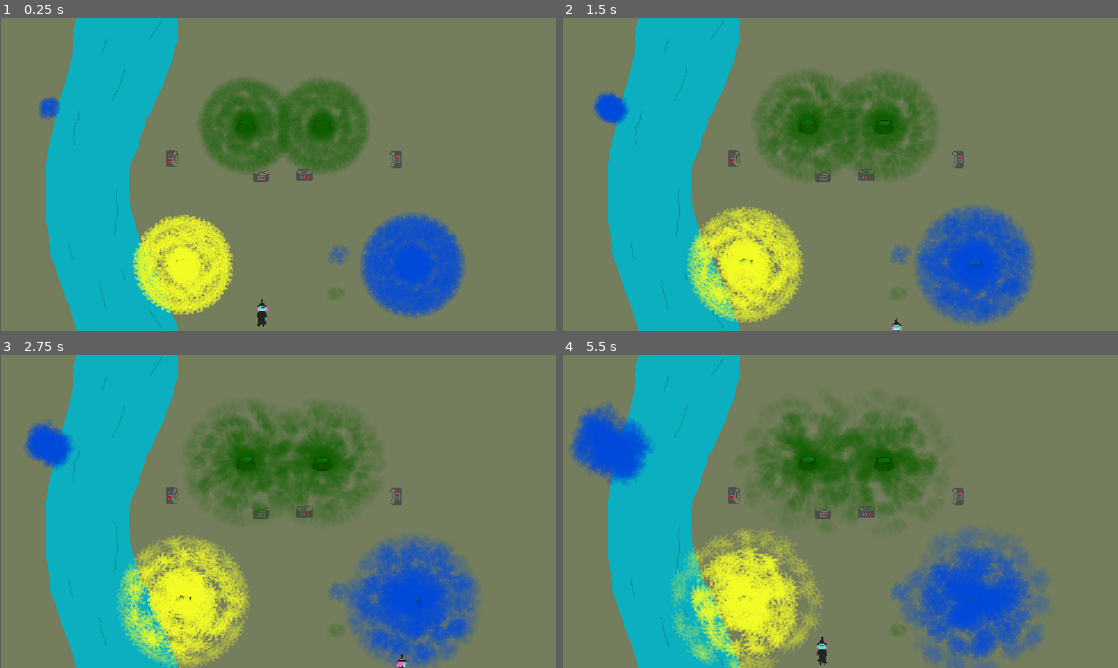
Above: before the commit, frames 1-4 (two rows, left to right).
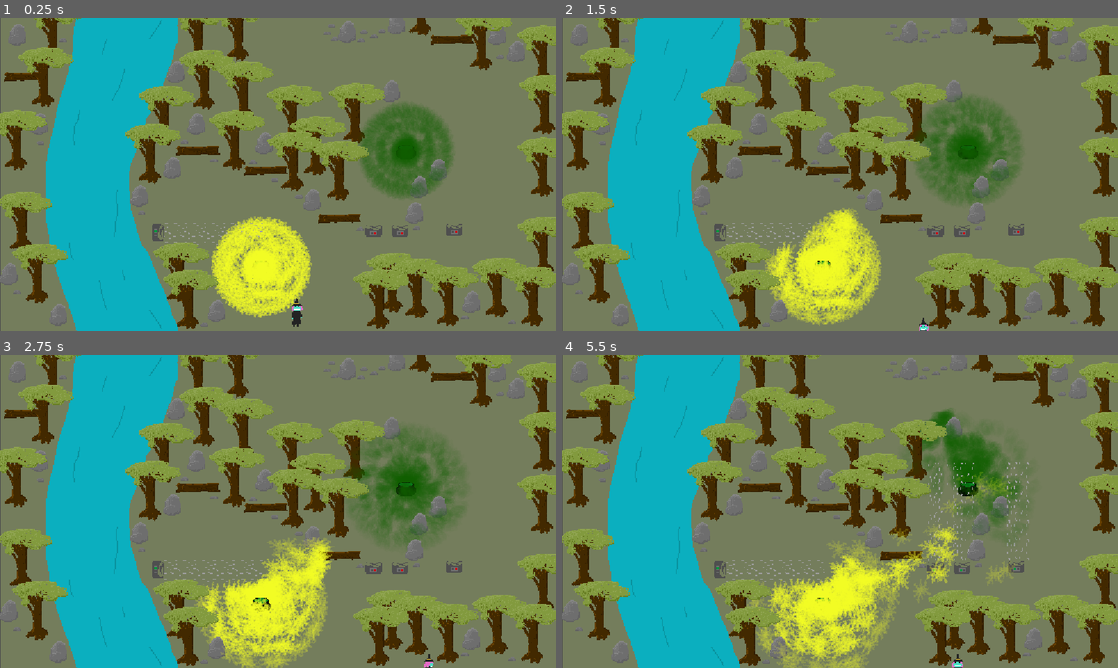
Above: after the commit, the same moments.

Repository: PeterMaidaRobot/Brewing-Game-Jam
Game: Godot game, scene res://scenes/levels/level_5.tscn
Two runs of this game, one before a commit and one after it. Both use one fixed random seed, a clock stepped at 60 frames per second and the inputs below. This scene is started directly instead of the project's main scene.
Inputs (mouse positions are in pixels of both pictures, inside the frame that each line leads up to):
- Up to frame 1 (0.25 s): no input
- Up to frame 2 (1.5 s): move the mouse to (962, 158) at 0.52 s; hold Right (move_right) 0.53-1.28 s; tap Space (interact) at 0.6, 1.35 s; move the mouse to (728, 190) at 1.27 s; hold Down (move_down) from 1.28 s (still down)
- Up to frame 3 (2.75 s): move the mouse to (333, 442) at 2.02 s; release Down (move_down) at 2.03 s; hold Right (move_right) from 2.03 s (still down); tap Space (interact) at 2.1 s
- Up to frame 4 (5.5 s): move the mouse to (812, 574) at 2.77 s; release Right (move_right) at 2.78 s; hold Up (move_up) 2.78-3.53 s; tap Space (interact) every 0.75 s from 2.85 to 5.1 s; move the mouse to (1006, 558) at 3.52 s; hold Left (move_left) 3.53-5.03 s; move the mouse to (673, 464) at 4.27 s; move the mouse to (867, 511) at 5.02 s; hold Down (move_down) from 5.03 s (still down)

The runs differ from the first frame. In frame 1, 39% of the frame differs, in the area x 0-100%, y 0-100%; in frame 2, 43%; in frame 3, 45%; in frame 4, 46%.

Commit message:
Added yellow smoke!!! and level 5!!! now we're getting somewhere!

Diff:
--- a/scenes/cauldron.tscn
+++ b/scenes/cauldron.tscn
@@ -5,6 +5,7 @@
 [ext_resource type="PackedScene" uid="uid://didmea1s1mxet" path="res://scenes/blue_smoke.tscn" id="3_7mkqr"]
 [ext_resource type="Texture2D" uid="uid://cdghnlypa5fjg" path="res://art/cauldron.png" id="3_q3ljf"]
 [ext_resource type="PackedScene" uid="uid://bey0784xapumb" path="res://scenes/smoke_spawner_path.tscn" id="4_7mkqr"]
+[ext_resource type="PackedScene" uid="uid://b4i0a3t8k25dv" path="res://scenes/yellow_smoke.tscn" id="4_re3ld"]
 
 [sub_resource type="SpriteFrames" id="SpriteFrames_0t22i"]
 animations = [{
@@ -24,6 +25,7 @@
 script = ExtResource("1_0t22i")
 green_smoke_scene = ExtResource("2_au12p")
 blue_smoke_scene = ExtResource("3_7mkqr")
+yellow_smoke_scene = ExtResource("4_re3ld")
 metadata/_edit_group_ = true
 
 [node name="AnimatedSprite2D" type="AnimatedSprite2D" parent="." unique_id=557946684]
--- a/scenes/fan.tscn
+++ b/scenes/fan.tscn
@@ -32,6 +32,9 @@
 
 [sub_resource type="RectangleShape2D" id="RectangleShape2D_tc01m"]
 size = Vector2(44, 33)
+
+[sub_resource type="RectangleShape2D" id="RectangleShape2D_05mpp"]
+size = Vector2(28, 20)
 
 [node name="Fan" type="StaticBody2D" unique_id=151114730]
 script = ExtResource("1_8vgsl")
@@ -68,5 +71,13 @@
 shape = SubResource("RectangleShape2D_tc01m")
 debug_color = Color(0.86460453, 0.35770705, 0, 0.41960785)
 
+[node name="YellowSmokeTrigger" type="Area2D" parent="." unique_id=512351373]
+collision_mask = 2
+
+[node name="CollisionShape2D" type="CollisionShape2D" parent="YellowSmokeTrigger" unique_id=1954107454]
+position = Vector2(-1, 5)
+shape = SubResource("RectangleShape2D_05mpp")
+
 [connection signal="body_entered" from="InteractTrigger" to="." method="_on_interact_trigger_body_entered"]
 [connection signal="body_exited" from="InteractTrigger" to="." method="_on_interact_trigger_body_exited"]
+[connection signal="body_entered" from="YellowSmokeTrigger" to="." method="_on_yellow_smoke_trigger_body_entered"]
--- a/scenes/levels/level_5.tscn
+++ b/scenes/levels/level_5.tscn
@@ -6,10 +6,10 @@
 [ext_resource type="PackedScene" uid="uid://d0mfjusp8jcmh" path="res://scenes/player.tscn" id="4_vvoq0"]
 [ext_resource type="PackedScene" uid="uid://bv4qqayneihhw" path="res://scenes/fan.tscn" id="5_tqnj0"]
 [ext_resource type="PackedScene" uid="uid://dsiq3lr1rgl53" path="res://scenes/cauldron.tscn" id="6_dwyms"]
-[ext_resource type="PackedScene" uid="uid://c5cvitjvqa1u0" path="res://scenes/green_smoke.tscn" id="7_mxx4w"]
-[ext_resource type="PackedScene" uid="uid://b4i0a3t8k25dv" path="res://scenes/yellow_smoke.tscn" id="7_vvoq0"]
-[ext_resource type="PackedScene" uid="uid://didmea1s1mxet" path="res://scenes/blue_smoke.tscn" id="8_vvoq0"]
-[ext_resource type="PackedScene" uid="uid://bey0784xapumb" path="res://scenes/smoke_spawner_path.tscn" id="10_tqnj0"]
+[ext_resource type="PackedScene" uid="uid://dxbl403mbroyc" path="res://scenes/tree1.tscn" id="7_vvoq0"]
+[ext_resource type="PackedScene" uid="uid://ddve4y4m4xuvm" path="res://scenes/log1.tscn" id="8_tqnj0"]
+[ext_resource type="PackedScene" uid="uid://dpae641xakvmh" path="res://scenes/rock1.tscn" id="9_dwyms"]
+[ext_resource type="PackedScene" uid="uid://dssh2jb117enq" path="res://scenes/stone1.tscn" id="10_tqnj0"]
 
 [node name="Level5" type="Node" unique_id=691880778]
 script = ExtResource("1_mxx4w")
@@ -21,7 +21,7 @@
 
 [node name="Goal" parent="." unique_id=573352576 instance=ExtResource("3_mxx4w")]
 position = Vector2(591, 28)
-scale = Vector2(5.8819265, 2.8393373)
+scale = Vector2(7.801929, 2.8393373)
 next_level_num = 99
 
 [node name="Y_Sorted_Sprites" type="Node2D" parent="." unique_id=1252630077]
@@ -29,61 +29,369 @@
 
 [node name="Player" parent="Y_Sorted_Sprites" unique_id=1573098926 instance=ExtResource("4_vvoq0")]
 y_sort_enabled = true
-position = Vector2(544, 610)
-
-[node name="Fan" parent="Y_Sorted_Sprites" unique_id=151114730 instance=ExtResource("5_tqnj0")]
-y_sort_enabled = true
-position = Vector2(814, 292)
-rotation = -1.5707964
-scale = Vector2(1.233, 1.234)
-child_breeze_dir = Vector2(-1, 0)
-
-[node name="Fan2" parent="Y_Sorted_Sprites" unique_id=353983715 instance=ExtResource("5_tqnj0")]
-y_sort_enabled = true
-position = Vector2(362, 292.00003)
+position = Vector2(616, 609)
+
+[node name="Fan" parent="Y_Sorted_Sprites" unique_id=353983715 instance=ExtResource("5_tqnj0")]
+y_sort_enabled = true
+position = Vector2(332.99997, 445)
 rotation = 1.5707964
 scale = Vector2(1.233, 1.234)
+fan_on = true
 child_breeze_dir = Vector2(1, 0)
 
-[node name="Cauldron2" parent="Y_Sorted_Sprites" unique_id=1046902203 instance=ExtResource("6_dwyms")]
-y_sort_enabled = true
-position = Vector2(510, 223)
-
-[node name="Cauldron4" parent="Y_Sorted_Sprites" unique_id=1488576381 instance=ExtResource("6_dwyms")]
-y_sort_enabled = true
-position = Vector2(855, 512)
-smoke_type = 1
-
 [node name="Cauldron3" parent="Y_Sorted_Sprites" unique_id=1879012879 instance=ExtResource("6_dwyms")]
 y_sort_enabled = true
-position = Vector2(667, 224)
-
-[node name="Cauldron5" parent="Y_Sorted_Sprites" unique_id=328446438 instance=ExtResource("6_dwyms")]
-y_sort_enabled = true
-position = Vector2(380, 511)
-yellow_smoke_scene = ExtResource("7_vvoq0")
+position = Vector2(841, 275)
+
+[node name="Cauldron" parent="Y_Sorted_Sprites" unique_id=328446438 instance=ExtResource("6_dwyms")]
+y_sort_enabled = true
+position = Vector2(541, 515)
 smoke_type = 2
 
-[node name="Fan3" parent="Y_Sorted_Sprites" unique_id=1883046634 instance=ExtResource("5_tqnj0")]
-y_sort_enabled = true
-position = Vector2(632, 319)
+[node name="Fan2" parent="Y_Sorted_Sprites" unique_id=1883046634 instance=ExtResource("5_tqnj0")]
+y_sort_enabled = true
+position = Vector2(775, 434)
 scale = Vector2(1.233, 1.234)
 child_breeze_dir = Vector2(0, -1)
 
-[node name="Fan4" parent="Y_Sorted_Sprites" unique_id=491876723 instance=ExtResource("5_tqnj0")]
-y_sort_enabled = true
-position = Vector2(542, 319.99997)
+[node name="Fan4" parent="Y_Sorted_Sprites" unique_id=151114730 instance=ExtResource("5_tqnj0")]
+y_sort_enabled = true
+position = Vector2(942, 431.99997)
 scale = Vector2(1.233, 1.234)
 child_breeze_dir = Vector2(0, -1)
 
-[node name="GreenSmoke" parent="Y_Sorted_Sprites" unique_id=1286601485 instance=ExtResource("7_mxx4w")]
-position = Vector2(698, 575)
-
-[node name="BlueSmoke" parent="Y_Sorted_Sprites" unique_id=14061291 instance=ExtResource("8_vvoq0")]
-position = Vector2(701, 490)
-
-[node name="SmokeSpawnerPath" parent="Y_Sorted_Sprites" unique_id=1799699859 instance=ExtResource("10_tqnj0")]
-position = Vector2(100, 186)
-smoke_type = 1
+[node name="Fan3" parent="Y_Sorted_Sprites" unique_id=491876723 instance=ExtResource("5_tqnj0")]
+y_sort_enabled = true
+position = Vector2(830, 434)
+scale = Vector2(1.233, 1.234)
+child_breeze_dir = Vector2(0, -1)
+
+[node name="Trees" type="Node2D" parent="Y_Sorted_Sprites" unique_id=1755282637]
+y_sort_enabled = true
+
+[node name="Tree1" parent="Y_Sorted_Sprites/Trees" unique_id=1624868308 instance=ExtResource("7_vvoq0")]
+y_sort_enabled = true
+position = Vector2(312, 328)
+
+[node name="Tree20" parent="Y_Sorted_Sprites/Trees" unique_id=291133112 instance=ExtResource("7_vvoq0")]
+y_sort_enabled = true
+position = Vector2(607, 248)
+
+[node name="Tree21" parent="Y_Sorted_Sprites/Trees" unique_id=1234569409 instance=ExtResource("7_vvoq0")]
+y_sort_enabled = true
+position = Vector2(873, 22)
+
+[node name="Tree22" parent="Y_Sorted_Sprites/Trees" unique_id=1536072271 instance=ExtResource("7_vvoq0")]
+y_sort_enabled = true
+position = Vector2(1126, 520)
+
+[node name="Tree23" parent="Y_Sorted_Sprites/Trees" unique_id=456313050 instance=ExtResource("7_vvoq0")]
+y_sort_enabled = true
+position = Vector2(1125, 356)
+
+[node name="Tree24" parent="Y_Sorted_Sprites/Trees" unique_id=1602058159 instance=ExtResource("7_vvoq0")]
+y_sort_enabled = true
+position = Vector2(1129, 227)
+
+[node name="Tree25" parent="Y_Sorted_Sprites/Trees" unique_id=402814608 instance=ExtResource("7_vvoq0")]
+y_sort_enabled = true
+position = Vector2(505, 199)
+
+[node name="Tree26" parent="Y_Sorted_Sprites/Trees" unique_id=957074573 instance=ExtResource("7_vvoq0")]
+y_sort_enabled = true
+position = Vector2(703, 363)
+
+[node name="Tree27" parent="Y_Sorted_Sprites/Trees" unique_id=127002967 instance=ExtResource("7_vvoq0")]
+y_sort_enabled = true
+position = Vector2(655, 312)
+
+[node name="Tree28" parent="Y_Sorted_Sprites/Trees" unique_id=519115129 instance=ExtResource("7_vvoq0")]
+y_sort_enabled = true
+position = Vector2(372, 574)
+
+[node name="Tree29" parent="Y_Sorted_Sprites/Trees" unique_id=1685703769 instance=ExtResource("7_vvoq0")]
+y_sort_enabled = true
+position = Vector2(786, 629)
+
+[node name="Tree30" parent="Y_Sorted_Sprites/Trees" unique_id=635604990 instance=ExtResource("7_vvoq0")]
+y_sort_enabled = true
+position = Vector2(865, 607)
+
+[node name="Tree31" parent="Y_Sorted_Sprites/Trees" unique_id=1080007291 instance=ExtResource("7_vvoq0")]
+y_sort_enabled = true
+position = Vector2(813, 595)
+
+[node name="Tree2" parent="Y_Sorted_Sprites/Trees" unique_id=275774420 instance=ExtResource("7_vvoq0")]
+y_sort_enabled = true
+position = Vector2(341, 249)
+
+[node name="Tree3" parent="Y_Sorted_Sprites/Trees" unique_id=1800684160 instance=ExtResource("7_vvoq0")]
+y_sort_enabled = true
+position = Vector2(91, 170)
+
+[node name="Tree4" parent="Y_Sorted_Sprites/Trees" unique_id=737185350 instance=ExtResource("7_vvoq0")]
+y_sort_enabled = true
+position = Vector2(110, 78)
+
+[node name="Tree5" parent="Y_Sorted_Sprites/Trees" unique_id=926168534 instance=ExtResource("7_vvoq0")]
+y_sort_enabled = true
+position = Vector2(35, 300)
+
+[node name="Tree6" parent="Y_Sorted_Sprites/Trees" unique_id=288110619 instance=ExtResource("7_vvoq0")]
+y_sort_enabled = true
+position = Vector2(46, 469)
+
+[node name="Tree7" parent="Y_Sorted_Sprites/Trees" unique_id=1671287943 instance=ExtResource("7_vvoq0")]
+y_sort_enabled = true
+position = Vector2(79, 576)
+
+[node name="Tree8" parent="Y_Sorted_Sprites/Trees" unique_id=930582490 instance=ExtResource("7_vvoq0")]
+y_sort_enabled = true
+position = Vector2(391, 630)
+
+[node name="Tree9" parent="Y_Sorted_Sprites/Trees" unique_id=1670389820 instance=ExtResource("7_vvoq0")]
+y_sort_enabled = true
+position = Vector2(1105, 624)
+
+[node name="Tree10" parent="Y_Sorted_Sprites/Trees" unique_id=433232540 instance=ExtResource("7_vvoq0")]
+y_sort_enabled = true
+position = Vector2(1125, 124)
+
+[node name="Tree11" parent="Y_Sorted_Sprites/Trees" unique_id=1478599171 instance=ExtResource("7_vvoq0")]
+y_sort_enabled = true
+position = Vector2(999, 93)
+
+[node name="Tree12" parent="Y_Sorted_Sprites/Trees" unique_id=1499064584 instance=ExtResource("7_vvoq0")]
+y_sort_enabled = true
+position = Vector2(487, 300)
+
+[node name="Tree13" parent="Y_Sorted_Sprites/Trees" unique_id=1499074733 instance=ExtResource("7_vvoq0")]
+y_sort_enabled = true
+position = Vector2(608, 344)
+
+[node name="Tree14" parent="Y_Sorted_Sprites/Trees" unique_id=421732560 instance=ExtResource("7_vvoq0")]
+y_sort_enabled = true
+position = Vector2(424, 175)
+
+[node name="Tree15" parent="Y_Sorted_Sprites/Trees" unique_id=2045388701 instance=ExtResource("7_vvoq0")]
+y_sort_enabled = true
+position = Vector2(411, 81)
+
+[node name="Tree16" parent="Y_Sorted_Sprites/Trees" unique_id=281509609 instance=ExtResource("7_vvoq0")]
+y_sort_enabled = true
+position = Vector2(736, 244)
+
+[node name="Tree17" parent="Y_Sorted_Sprites/Trees" unique_id=330699754 instance=ExtResource("7_vvoq0")]
+y_sort_enabled = true
+position = Vector2(494, 74)
+
+[node name="Tree18" parent="Y_Sorted_Sprites/Trees" unique_id=1004276165 instance=ExtResource("7_vvoq0")]
+y_sort_enabled = true
+position = Vector2(930, 624)
+
+[node name="Tree19" parent="Y_Sorted_Sprites/Trees" unique_id=1842358023 instance=ExtResource("7_vvoq0")]
+y_sort_enabled = true
+position = Vector2(1031, 605)
+
+[node name="Logs" type="Node2D" parent="Y_Sorted_Sprites" unique_id=1504891545]
+y_sort_enabled = true
+
+[node name="Log1" parent="Y_Sorted_Sprites/Logs" unique_id=95831242 instance=ExtResource("8_tqnj0")]
+y_sort_enabled = true
+position = Vector2(702, 409)
+
+[node name="Log2" parent="Y_Sorted_Sprites/Logs" unique_id=529143607 instance=ExtResource("8_tqnj0")]
+y_sort_enabled = true
+position = Vector2(550, 310)
+
+[node name="Log3" parent="Y_Sorted_Sprites/Logs" unique_id=2071002383 instance=ExtResource("8_tqnj0")]
+y_sort_enabled = true
+position = Vector2(409, 269)
+
+[node name="Log4" parent="Y_Sorted_Sprites/Logs" unique_id=1646923053 instance=ExtResource("8_tqnj0")]
+y_sort_enabled = true
+position = Vector2(936, 39)
+
+[node name="Log5" parent="Y_Sorted_Sprites/Logs" unique_id=1205478194 instance=ExtResource("8_tqnj0")]
+y_sort_enabled = true
+position = Vector2(53, 115)
+
+[node name="Rocks" type="Node2D" parent="Y_Sorted_Sprites" unique_id=1717013048]
+y_sort_enabled = true
+
+[node name="Rock1" parent="Y_Sorted_Sprites/Rocks" unique_id=1472751596 instance=ExtResource("9_dwyms")]
+y_sort_enabled = true
+position = Vector2(646, 381)
+
+[node name="Rock18" parent="Y_Sorted_Sprites/Rocks" unique_id=1664275243 instance=ExtResource("9_dwyms")]
+y_sort_enabled = true
+position = Vector2(809, 155)
+
+[node name="Rock19" parent="Y_Sorted_Sprites/Rocks" unique_id=1662194865 instance=ExtResource("9_dwyms")]
+y_sort_enabled = true
+position = Vector2(821, 15)
+
+[node name="Rock20" parent="Y_Sorted_Sprites/Rocks" unique_id=1467668736 instance=ExtResource("9_dwyms")]
+y_sort_enabled = true
+position = Vector2(719, 32)
+
+[node name="Rock15" parent="Y_Sorted_Sprites/Rocks" unique_id=1186362734 instance=ExtResource("9_dwyms")]
+y_sort_enabled = true
+position = Vector2(858, 407)
+
+[node name="Rock16" parent="Y_Sorted_Sprites/Rocks" unique_id=369147395 instance=ExtResource("9_dwyms")]
+y_sort_enabled = true
+position = Vector2(867, 354)
+
+[node name="Rock17" parent="Y_Sorted_Sprites/Rocks" unique_id=851818894 instance=ExtResource("9_dwyms")]
+y_sort_enabled = true
+position = Vector2(907, 318)
+
+[node name="Rock2" parent="Y_Sorted_Sprites/Rocks" unique_id=640161865 instance=ExtResource("9_dwyms")]
+y_sort_enabled = true
+position = Vector2(1069, 73)
+
+[node name="Rock3" parent="Y_Sorted_Sprites/Rocks" unique_id=506251044 instance=ExtResource("9_dwyms")]
+y_sort_enabled = true
+position = Vector2(1030, 37)
+
+[node name="Rock4" parent="Y_Sorted_Sprites/Rocks" unique_id=1712072377 instance=ExtResource("9_dwyms")]
+y_sort_enabled = true
+position = Vector2(976, 592)
+
+[node name="Rock5" parent="Y_Sorted_Sprites/Rocks" unique_id=1129569828 instance=ExtResource("9_dwyms")]
+y_sort_enabled = true
+position = Vector2(448, 610)
+
+[node name="Rock6" parent="Y_Sorted_Sprites/Rocks" unique_id=2031858061 instance=ExtResource("9_dwyms")]
+y_sort_enabled = true
+position = Vector2(120, 618)
+
+[node name="Rock7" parent="Y_Sorted_Sprites/Rocks" unique_id=1008322549 instance=ExtResource("9_dwyms")]
+y_sort_enabled = true
+position = Vector2(18, 534)
+
+[node name="Rock8" parent="Y_Sorted_Sprites/Rocks" unique_id=83676608 instance=ExtResource("9_dwyms")]
+y_sort_enabled = true
+position = Vector2(288, 372)
+
+[node name="Rock9" parent="Y_Sorted_Sprites/Rocks" unique_id=1203841186 instance=ExtResource("9_dwyms")]
+y_sort_enabled = true
+position = Vector2(356, 314)
+
+[node name="Rock10" parent="Y_Sorted_Sprites/Rocks" unique_id=145040408 instance=ExtResource("9_dwyms")]
+y_sort_enabled = true
+position = Vector2(406, 223)
+
+[node name="Rock11" parent="Y_Sorted_Sprites/Rocks" unique_id=1343668957 instance=ExtResource("9_dwyms")]
+y_sort_enabled = true
+position = Vector2(547, 263)
+
+[node name="Rock12" parent="Y_Sorted_Sprites/Rocks" unique_id=693787307 instance=ExtResource("9_dwyms")]
+y_sort_enabled = true
+position = Vector2(364, 116)
+
+[node name="Rock13" parent="Y_Sorted_Sprites/Rocks" unique_id=1190079093 instance=ExtResource("9_dwyms")]
+y_sort_enabled = true
+position = Vector2(35, 38)
+
+[node name="Rock14" parent="Y_Sorted_Sprites/Rocks" unique_id=1047736995 instance=ExtResource("9_dwyms")]
+y_sort_enabled = true
+position = Vector2(81, 223)
+
+[node name="Stones" type="Node2D" parent="Y_Sorted_Sprites" unique_id=1005345775]
+y_sort_enabled = true
+
+[node name="Stone1" parent="Y_Sorted_Sprites/Stones" unique_id=117641414 instance=ExtResource("10_tqnj0")]
+y_sort_enabled = true
+position = Vector2(1036, 79)
+
+[node name="Stone17" parent="Y_Sorted_Sprites/Stones" unique_id=1250827164 instance=ExtResource("10_tqnj0")]
+y_sort_enabled = true
+position = Vector2(791, 26)
+
+[node name="Stone18" parent="Y_Sorted_Sprites/Stones" unique_id=162722666 instance=ExtResource("10_tqnj0")]
+y_sort_enabled = true
+position = Vector2(775, 37)
+
+[node name="Stone19" parent="Y_Sorted_Sprites/Stones" unique_id=1628631495 instance=ExtResource("10_tqnj0")]
+y_sort_enabled = true
+position = Vector2(754, 28)
+
+[node name="Stone20" parent="Y_Sorted_Sprites/Stones" unique_id=1592229618 instance=ExtResource("10_tqnj0")]
+y_sort_enabled = true
+position = Vector2(748, 45)
+
+[node name="Stone21" parent="Y_Sorted_Sprites/Stones" unique_id=418135033 instance=ExtResource("10_tqnj0")]
+y_sort_enabled = true
+position = Vector2(693, 43)
+
+[node name="Stone22" parent="Y_Sorted_Sprites/Stones" unique_id=2138772260 instance=ExtResource("10_tqnj0")]
+y_sort_enabled = true
+position = Vector2(678, 31)
+
+[node name="Stone23" parent="Y_Sorted_Sprites/Stones" unique_id=1183603123 instance=ExtResource("10_tqnj0")]
+y_sort_enabled = true
+position = Vector2(687, 15)
+
+[node name="Stone2" parent="Y_Sorted_Sprites/Stones" unique_id=1963164105 instance=ExtResource("10_tqnj0")]
+y_sort_enabled = true
+position = Vector2(443, 294)
+
+[node name="Stone3" parent="Y_Sorted_Sprites/Stones" unique_id=1661755390 instance=ExtResource("10_tqnj0")]
+y_sort_enabled = true
+position = Vector2(293, 403)
+
+[node name="Stone4" parent="Y_Sorted_Sprites/Stones" unique_id=1778087378 instance=ExtResource("10_tqnj0")]
+y_sort_enabled = true
+position = Vector2(497, 101)
+
+[node name="Stone5" parent="Y_Sorted_Sprites/Stones" unique_id=99514063 instance=ExtResource("10_tqnj0")]
+y_sort_enabled = true
+position = Vector2(130, 45)
+
+[node name="Stone6" parent="Y_Sorted_Sprites/Stones" unique_id=145107842 instance=ExtResource("10_tqnj0")]
+y_sort_enabled = true
+position = Vector2(84, 257)
+
+[node name="Stone7" parent="Y_Sorted_Sprites/Stones" unique_id=1675274592 instance=ExtResource("10_tqnj0")]
+y_sort_enabled = true
+position = Vector2(35, 567)
+
+[node name="Stone8" parent="Y_Sorted_Sprites/Stones" unique_id=1963788006 instance=ExtResource("10_tqnj0")]
+y_sort_enabled = true
+position = Vector2(423, 634)
+
+[node name="Stone9" parent="Y_Sorted_Sprites/Stones" unique_id=247599184 instance=ExtResource("10_tqnj0")]
+y_sort_enabled = true
+position = Vector2(963, 619)
+
+[node name="Stone10" parent="Y_Sorted_Sprites/Stones" unique_id=1570371984 instance=ExtResource("10_tqnj0")]
+y_sort_enabled = true
+position = Vector2(1061, 629)
+
+[node name="Stone11" parent="Y_Sorted_Sprites/Stones" unique_id=1005574916 instance=ExtResource("10_tqnj0")]
+y_sort_enabled = true
+position = Vector2(863, 434)
+
+[node name="Stone12" parent="Y_Sorted_Sprites/Stones" unique_id=70952436 instance=ExtResource("10_tqnj0")]
+y_sort_enabled = true
+position = Vector2(746, 436)
+
+[node name="Stone13" parent="Y_Sorted_Sprites/Stones" unique_id=478118471 instance=ExtResource("10_tqnj0")]
+y_sort_enabled = true
+position = Vector2(619, 369)
+
+[node name="Stone14" parent="Y_Sorted_Sprites/Stones" unique_id=785767947 instance=ExtResource("10_tqnj0")]
+y_sort_enabled = true
+position = Vector2(569, 334)
+
+[node name="Stone15" parent="Y_Sorted_Sprites/Stones" unique_id=912394823 instance=ExtResource("10_tqnj0")]
+y_sort_enabled = true
+position = Vector2(524, 298)
+
+[node name="Stone16" parent="Y_Sorted_Sprites/Stones" unique_id=1628429653 instance=ExtResource("10_tqnj0")]
+y_sort_enabled = true
+position = Vector2(382, 256)
 
 [connection signal="lose_game" from="Y_Sorted_Sprites/Player" to="." method="_on_player_lose_game"]
--- a/scripts/breeze.gd
+++ b/scripts/breeze.gd
@@ -14,7 +14,7 @@
 
 
 func set_enabled(on : bool) -> void:
-	$CollisionShape2D.disabled = !on
+	$CollisionShape2D.set_deferred("disabled", !on)
 	if on:
 		$TextureRect.show()
 	else:
--- a/scripts/fan.gd
+++ b/scripts/fan.gd
@@ -28,11 +28,13 @@
 			turn_off()
 
 func turn_on() -> void:
+	fan_on = true
 	$FanOnSprite.show()
 	$FanOffSprite.hide()
 	$Breeze.set_enabled(true)
 
 func turn_off() -> void:
+	fan_on = false
 	$FanOnSprite.hide()
 	$FanOffSprite.show()
 	$Breeze.set_enabled(false)
@@ -49,3 +51,8 @@
 	if body is Player:
 		player_in_range = false
 		$InteractText.hide()
+
+
+func _on_yellow_smoke_trigger_body_entered(body: Node2D) -> void:
+	if body is YellowSmoke:
+		turn_on()
